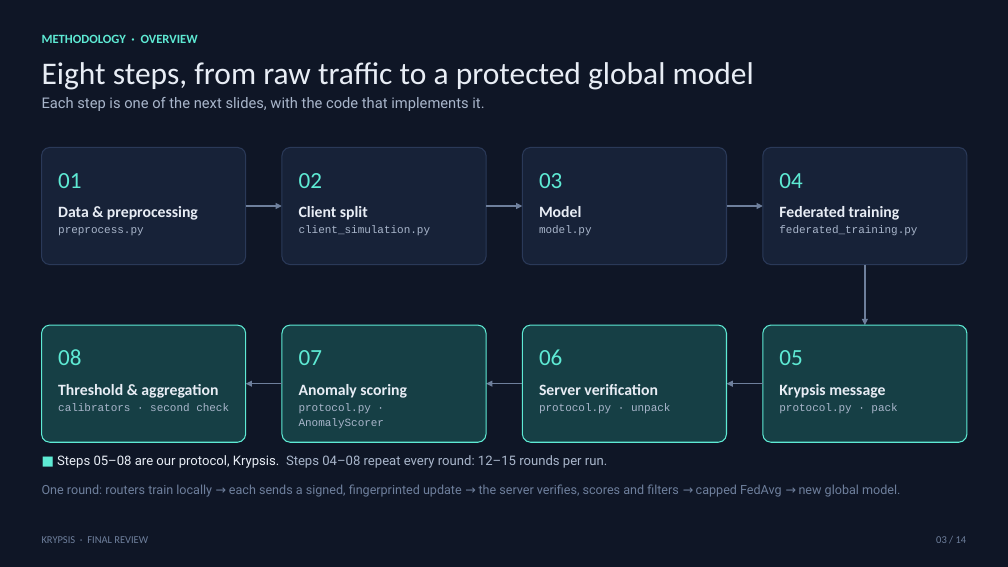
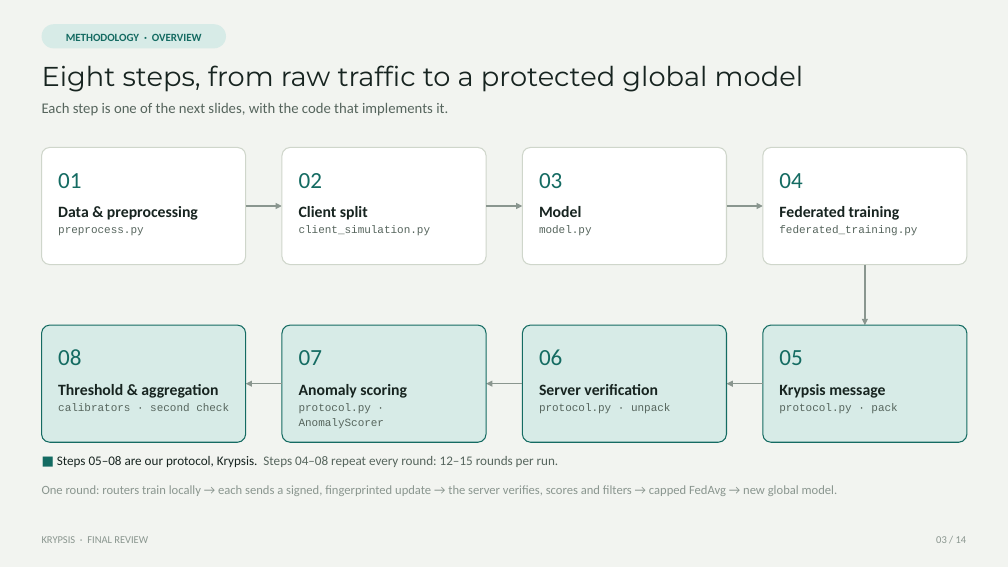
Before and after one commit to Vinudharshini18/Krypsis-A-network-intrusion-detection-system, a slide deck: slide 3 of presentation/Krypsis_Final_Review.pptx. Drawn at 1008x567 pixels with LibreOffice and Linux fonts; fonts in the diff are those of the drawing. Boxes give left, top, right and bottom in pixels: in the first picture for what was removed or moved away, otherwise in the second. Text is boxed around its words. In the diff, an @@ line names an element or a change of style, - is before the commit and + after.

Commit message:
Final review deck: use the look of the first class deck

```diff
--- a/presentation/Krypsis_Final_Review.pptx
+++ b/presentation/Krypsis_Final_Review.pptx
@@ rectangle at box(0, 0, 1008, 567): fill #0F1626 to #F2F4F0 @@
@@ text "METHODOLOGY · OVERVIEW" at box(66, 34, 202, 41): size 12 to 10.5 pt, text colour #5EEAD4 to #146B62; alignment left to centre; vertical alignment top to middle @@
@@ rounded rectangle added at box(42, 24, 226, 48), fill #D7EBE7 @@
@@ text "Eight steps, from raw traffic ..." at box(42, 65, 803, 92): size 30 to 26 pt, font Calibri to Montserrat, text colour #E8EDF5 to #172420 @@
@@ text "Each step is one of ..." at box(42, 103, 448, 116): font Roboto to Calibri, text colour #A9B6CB to #56655D @@
@@ fill #172238 to #FFFFFF; outline #2A3958 1 pt to #CFD6CB 1 pt in 4 elements at box(42, 147, 246, 265), box(282, 147, 486, 265), box(523, 147, 727, 265), box(763, 147, 967, 265) @@
@@ text "Data & preprocessing" at box(58, 206, 198, 236): text colour #E8EDF5 to #172420 in "Data & preprocessing"; text colour #A9B6CB to #56655D in "preprocess.py" @@
@@ arrow (246, 206) - (282, 206): stroke #6E7F9C 1.25 pt to #8A968F 1.25 pt @@
@@ text "Client split" at box(299, 206, 431, 235): text colour #E8EDF5 to #172420 in "Client split"; text colour #A9B6CB to #56655D in "client_simulation.py" @@
@@ arrow (486, 206) - (523, 206): stroke #6E7F9C 1.25 pt to #8A968F 1.25 pt @@
@@ text "Model" at box(539, 206, 592, 236): text colour #E8EDF5 to #172420 in "Model"; text colour #A9B6CB to #56655D in "model.py" @@
@@ arrow (727, 206) - (763, 206): stroke #6E7F9C 1.25 pt to #8A968F 1.25 pt @@
@@ text "Federated training" at box(779, 206, 917, 236): text colour #E8EDF5 to #172420 in "Federated training"; text colour #A9B6CB to #56655D in "federated_training.py" @@
@@ arrow (865, 265) - (865, 325): stroke #6E7F9C 1.25 pt to #8A968F 1.25 pt @@
@@ fill #163F45 to #D7EBE7; outline #5EEAD4 1 pt to #146B62 1 pt in 4 elements at box(763, 325, 967, 442), box(523, 325, 727, 442), box(282, 325, 486, 442), box(42, 325, 246, 442) @@
@@ text colour #5EEAD4 to #146B62 in 8 elements at box(58, 173, 81, 188), box(299, 173, 322, 188), box(539, 173, 562, 188), box(779, 173, 802, 188), box(779, 350, 802, 365), box(539, 349, 562, 365), box(299, 350, 322, 365), box(58, 349, 81, 365) @@
@@ text "Threshold & aggregation" at box(58, 384, 229, 411): text colour #E8EDF5 to #172420 in "Threshold & aggregation"; text colour #A9B6CB to #56655D in "calibrators · second check" @@
@@ arrow (282, 384) - (246, 384): stroke #6E7F9C 1.25 pt to #8A968F 1.25 pt @@
@@ text "Anomaly scoring" at box(299, 384, 407, 428): text colour #E8EDF5 to #172420 in "Anomaly scoring"; text colour #A9B6CB to #56655D in "protocol.py · AnomalyScorer" @@
@@ arrow (523, 384) - (486, 384): stroke #6E7F9C 1.25 pt to #8A968F 1.25 pt @@
@@ text "Server verification" at box(539, 384, 670, 413): text colour #E8EDF5 to #172420 in "Server verification"; text colour #A9B6CB to #56655D in "protocol.py · unpack" @@
@@ arrow (763, 384) - (727, 384): stroke #6E7F9C 1.25 pt to #8A968F 1.25 pt @@
@@ text "Krypsis message" at box(779, 384, 897, 413): text colour #E8EDF5 to #172420 in "Krypsis message"; text colour #A9B6CB to #56655D in "protocol.py · pack" @@
@@ text "■ Steps 05–08 are our ..." at box(57, 456, 559, 467): font Roboto to Calibri; text colour #5EEAD4 to #146B62 in "■"; text colour #E8EDF5 to #172420 in "Steps 05–08 are our protocol, Krypsis."; text colour #A9B6CB to #56655D in "Steps 04–08 repeat every round: 12–15 rounds ..." @@
@@ text "One round: routers train locally ..." at box(42, 485, 838, 496): font Roboto to Calibri, text colour #6E7F9C to #8A968F @@
@@ text "KRYPSIS · FINAL REVIEW" at box(42, 536, 148, 543): text colour #6E7F9C to #8A968F @@
@@ text "03 / 14" at box(936, 536, 967, 543): text colour #6E7F9C to #8A968F @@
```
Also in this commit, not shown: 13 other slides changed, 1 other file.
